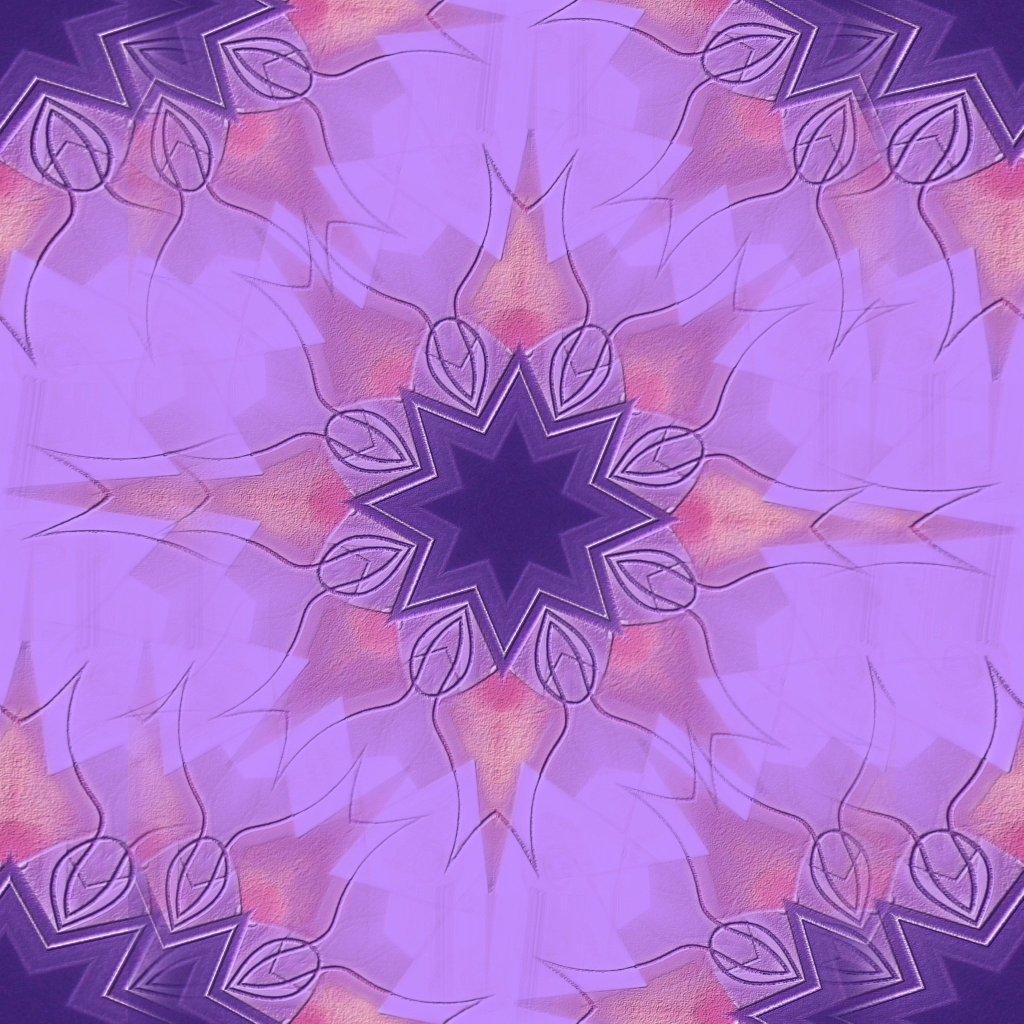
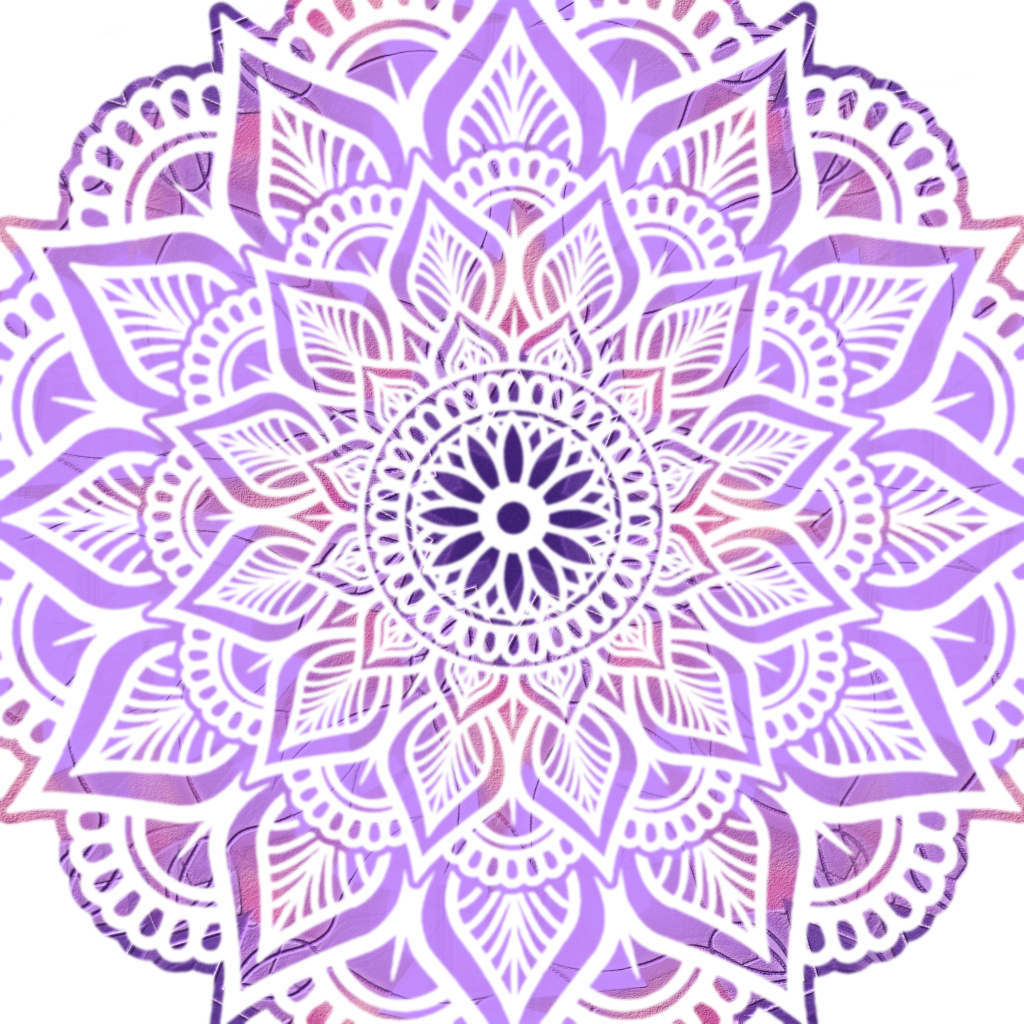
Two versions of the same layered image (w=1024, h=1024). Layer-by-layer changes:
hid "Layer 2" over [0, 0, 1024, 1024]